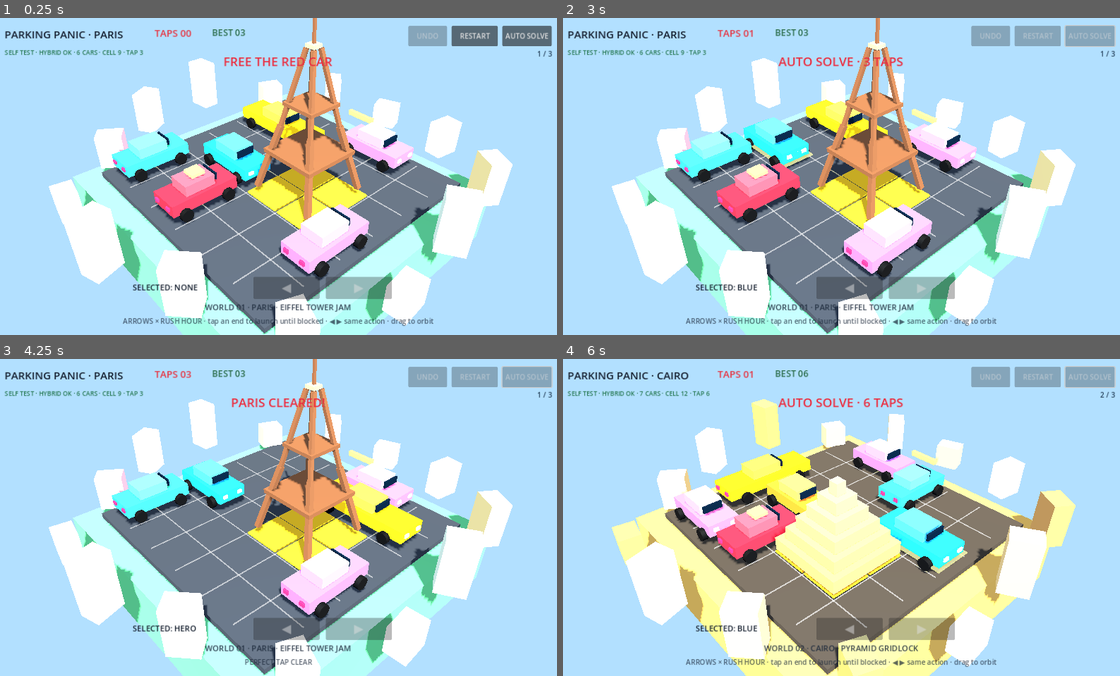
Above: before the commit, frames 1-4 (two rows, left to right).
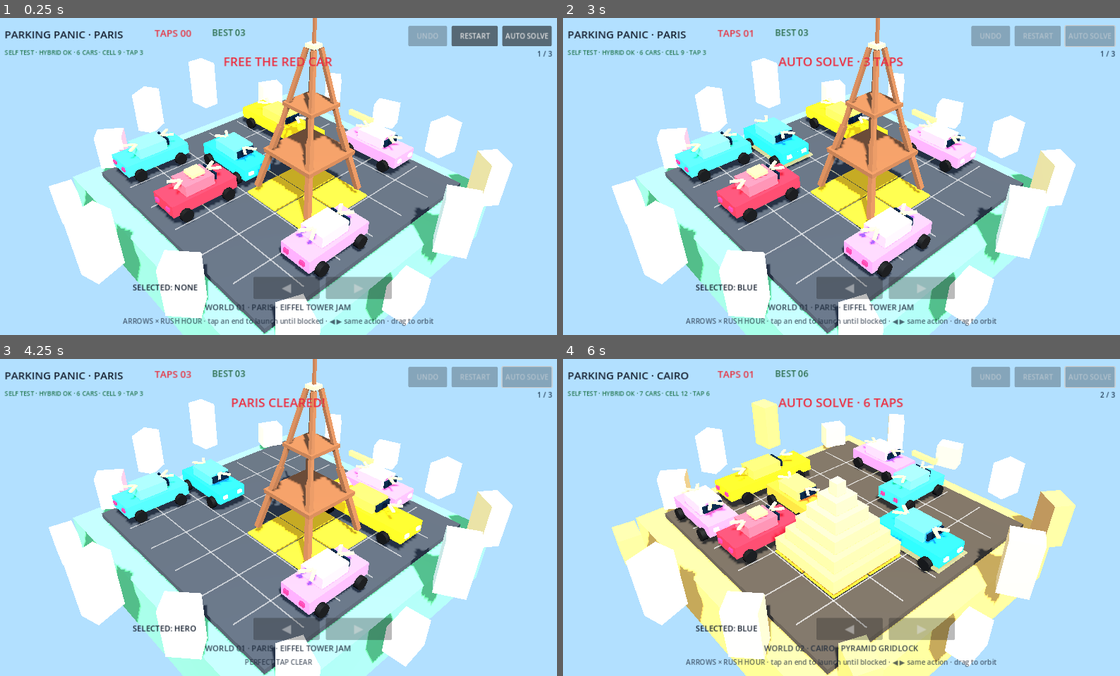
Above: after the commit, the same moments.

Repository: Zweeback/tinyrush
Game: Godot game, scene res://scenes/main.tscn
Same seed, same stepped clock (60 frames per second), same inputs: the game is played once before the commit and once after it.
Inputs (mouse positions are in pixels of both pictures, inside the frame that each line leads up to):
- Up to frame 1 (0.25 s): no input
- Up to frame 2 (3 s): click "RESTART" at 0.5 s; click "RESTART" at 1.25 s; click "RESTART" at 2 s; click "AUTO SOLVE" at 2.75 s
- Up to frame 3 (4.25 s): move the mouse to (401, 501) at 3.52 s; click (401, 501) at 3.67 s
- Up to frame 4 (6 s): tap Enter at 4.25 s; drag from (730, 533) to (813, 580) at 4.27 s; click "NEXT WORLD ▶" at 5 s; click "AUTO SOLVE" at 5.75 s

The runs differ from the first frame. In frame 1, 0.5% of the frame differs, in the area x 22-73%, y 25-72%; in frame 2, 0.5%; in frame 3, 0.4%; in frame 4, 0.6%, in the area x 21-70%, y 24-59%.

Commit message:
feat(view): show directional markers on vehicle roofs

Diff:
--- a/scripts/view/car_view.gd
+++ b/scripts/view/car_view.gd
@@ -66,6 +66,14 @@
 		var x_pos := float(x_value)
 		_box(Vector3(0.13, 0.09, 0.045), Vector3(x_pos, 0.22, full_length * 0.5 + 0.02), Color(1.0, 0.90, 0.56, 1), 2.0)
 		_box(Vector3(0.12, 0.09, 0.045), Vector3(x_pos, 0.22, -full_length * 0.5 - 0.02), Color(1.0, 0.10, 0.22, 1), 1.7)
+
+	for sign_value in [-1.0, 1.0]:
+		var sign := float(sign_value)
+		var arrow_z := sign * full_length * 0.28
+		for side_value in [-1.0, 1.0]:
+			var side := float(side_value)
+			var marker := _box(Vector3(0.075, 0.035, 0.30), Vector3(side * 0.09, 0.61, arrow_z), Color(1.0, 0.86, 0.22, 1), 2.4)
+			marker.rotation_degrees.y = side * sign * 32.0
 
 	selection_marker = MeshInstance3D.new()
 	var marker_mesh := BoxMesh.new()
